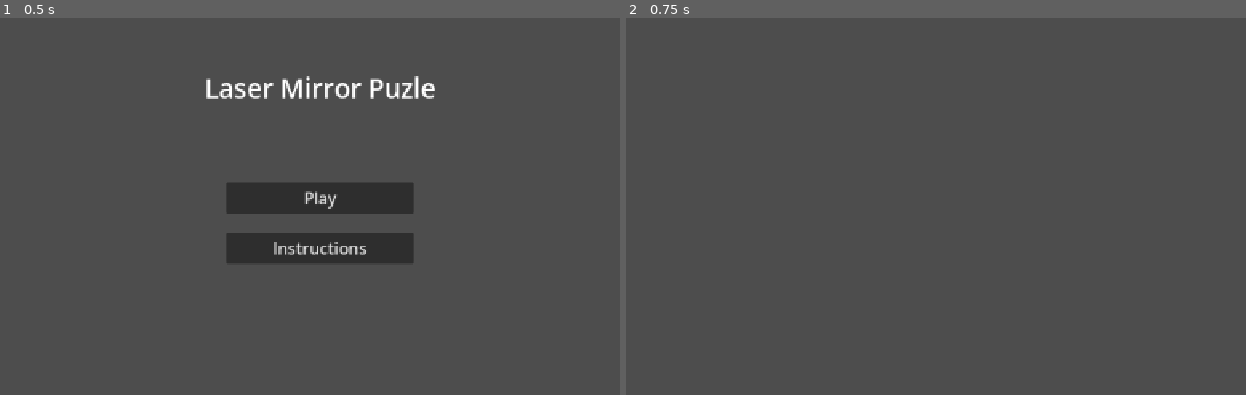
Above: before the commit, frames 1-2 (left to right).
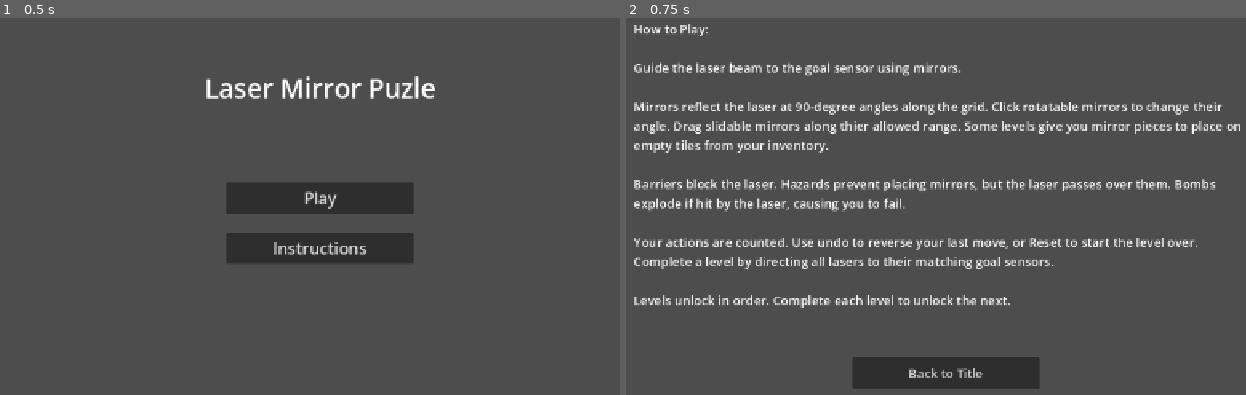
Above: after the commit, the same moments.

Repository: Tortiz-CSUF/laser-mirror-puzzle
Game: Godot game, scene res://Scenes/title_screen.tscn
The game is run twice, just before and just after one commit, with the same random seed, the same clock (stepped at 60 frames per second) and the same inputs.
Inputs:
- Up to frame 1 (0.5 s): no input
- Up to frame 2 (0.75 s): click "Instructions" at 0.5 s

Frame 1 is identical in both runs. In frame 2, 11% of the frame differs, in the area x 1-100%, y 1-99%.

Commit message:
laser-mirror-puzzle-Interim_2

Diff:
--- a/Scenes/instructions.tscn
+++ b/Scenes/instructions.tscn
@@ -7,3 +7,32 @@
 anchor_bottom = 1.0
 grow_horizontal = 2
 grow_vertical = 2
+
+[node name="InstructionsLabel" type="Label" parent="." unique_id=328181929]
+layout_mode = 0
+offset_left = 140.0
+offset_top = 40.0
+offset_right = 1140.0
+offset_bottom = 540.0
+theme_override_font_sizes/font_size = 20
+text = "How to Play:
+
+Guide the laser beam to the goal sensor using mirrors.
+
+Mirrors reflect the laser at 90-degree angles along the grid. Click rotatable mirrors to change their angle. Drag slidable mirrors along thier allowed range. Some levels give you mirror pieces to place on empty tiles from your inventory.
+
+Barriers block the laser. Hazards prevent placing mirrors, but the laser passes over them. Bombs explode if hit by the laser, causing you to fail.
+
+Your actions are counted. Use undo to reverse your last move, or Reset to start the level over. Complete a level by directing all lasers to their matching goal sensors.
+
+Levels unlock in order. Complete each level to unlock the next."
+autowrap_mode = 2
+
+[node name="InstructionsButton" type="Button" parent="." unique_id=2091710684]
+layout_mode = 0
+offset_left = 490.0
+offset_top = 580.0
+offset_right = 790.0
+offset_bottom = 630.0
+theme_override_font_sizes/font_size = 20
+text = "Back to Title"
